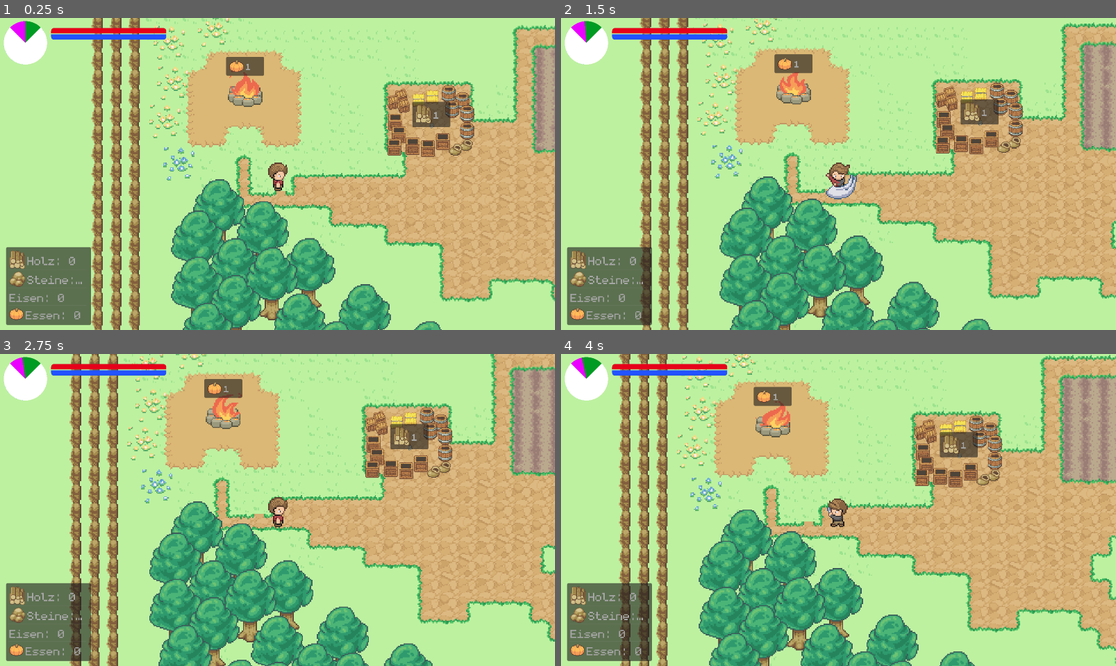
Above: before the commit, frames 1-4 (two rows, left to right).
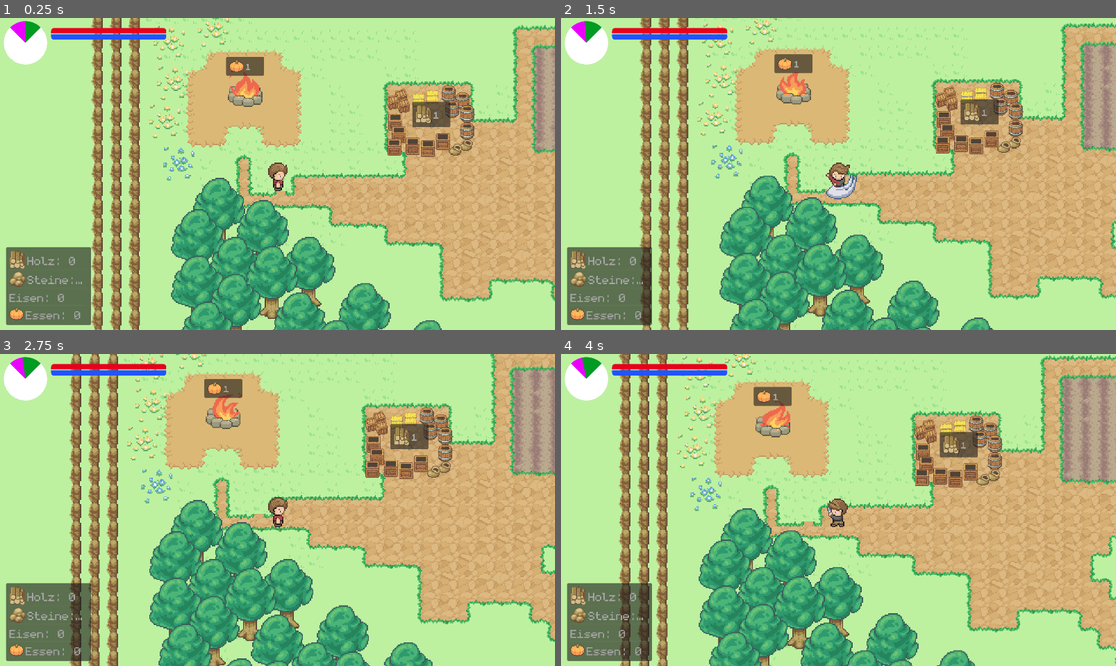
Above: after the commit, the same moments.

Repository: Herzmut-Games/hgj-2023
Game: Godot game, scene res://level.tscn
Two runs of this game, one before a commit and one after it. Both use one fixed random seed, a clock stepped at 60 frames per second and the inputs below.
Inputs:
- Up to frame 1 (0.25 s): no input
- Up to frame 2 (1.5 s): hold Right (ui_right) 0.53-1.28 s; tap Space (action) at 0.6, 1.35 s; hold Down (ui_down) from 1.28 s (still down)
- Up to frame 3 (2.75 s): release Down (ui_down) at 2.03 s; hold Right (ui_right) from 2.03 s (still down); tap Space (action) at 2.1 s
- Up to frame 4 (4 s): release Right (ui_right) at 2.78 s; hold Up (ui_up) 2.78-3.53 s; tap Space (action) at 2.85, 3.6 s; hold Left (ui_left) from 3.53 s (still down)

The runs differ from the first frame. In frame 1, 3.1% of the frame differs, in the area x 30-80%, y 51-100%; in frame 2, 3.1%; in frame 3, 3.6%, in the area x 26-78%, y 46-100%; in frame 4, 3.2%.

Commit message:
tree: collision shape
Signed-off-by: Flipez <code@brauser.io>

Diff:
--- a/items/tree.tscn
+++ b/items/tree.tscn
@@ -8,7 +8,7 @@
 
 [sub_resource type="CapsuleShape2D" id="CapsuleShape2D_5kggg"]
 radius = 8.75
-height = 20.0
+height = 27.5
 
 [sub_resource type="CircleShape2D" id="CircleShape2D_bbhny"]
 
@@ -21,18 +21,17 @@
 position = Vector2(-1, 4)
 
 [node name="CollisionShape2D" type="CollisionShape2D" parent="."]
-position = Vector2(-1, 21)
-rotation = 1.5708
+position = Vector2(0, 11)
 scale = Vector2(0.8, 0.8)
 shape = SubResource("CapsuleShape2D_5kggg")
 
 [node name="Stump" type="Sprite2D" parent="."]
-position = Vector2(0, 15)
+position = Vector2(0, 14)
 scale = Vector2(0.592994, 0.592994)
 texture = ExtResource("3_gpb5q")
 
 [node name="texture" type="Sprite2D" parent="."]
-position = Vector2(0, -8)
+position = Vector2(0, -9)
 texture = ExtResource("3_sqowp")
 
 [node name="SeasonSwapTimer" type="Timer" parent="."]
@@ -41,6 +40,7 @@
 wait_time = 10.0
 
 [node name="InteractionBox" parent="." instance=ExtResource("4_7r6id")]
+position = Vector2(0, -1)
 
 [node name="CollisionShape2D" type="CollisionShape2D" parent="InteractionBox"]
 position = Vector2(-1, 21)
